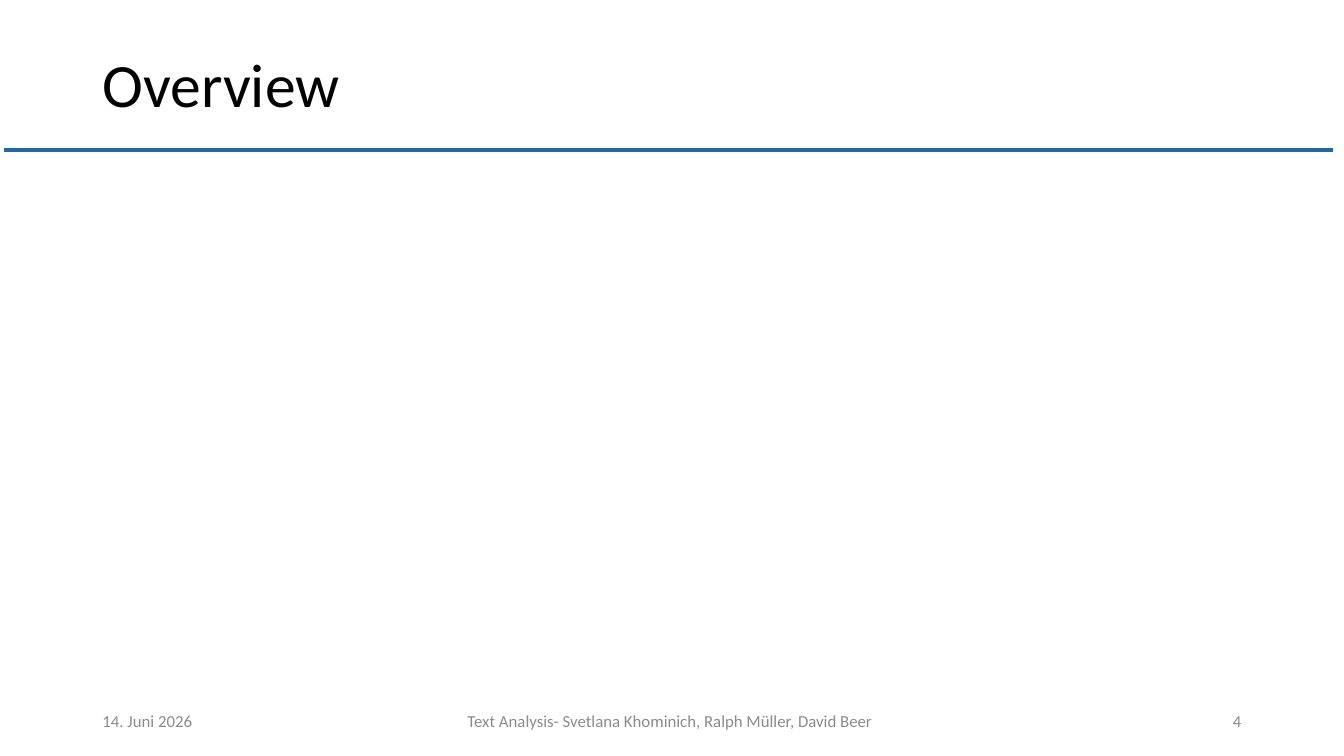
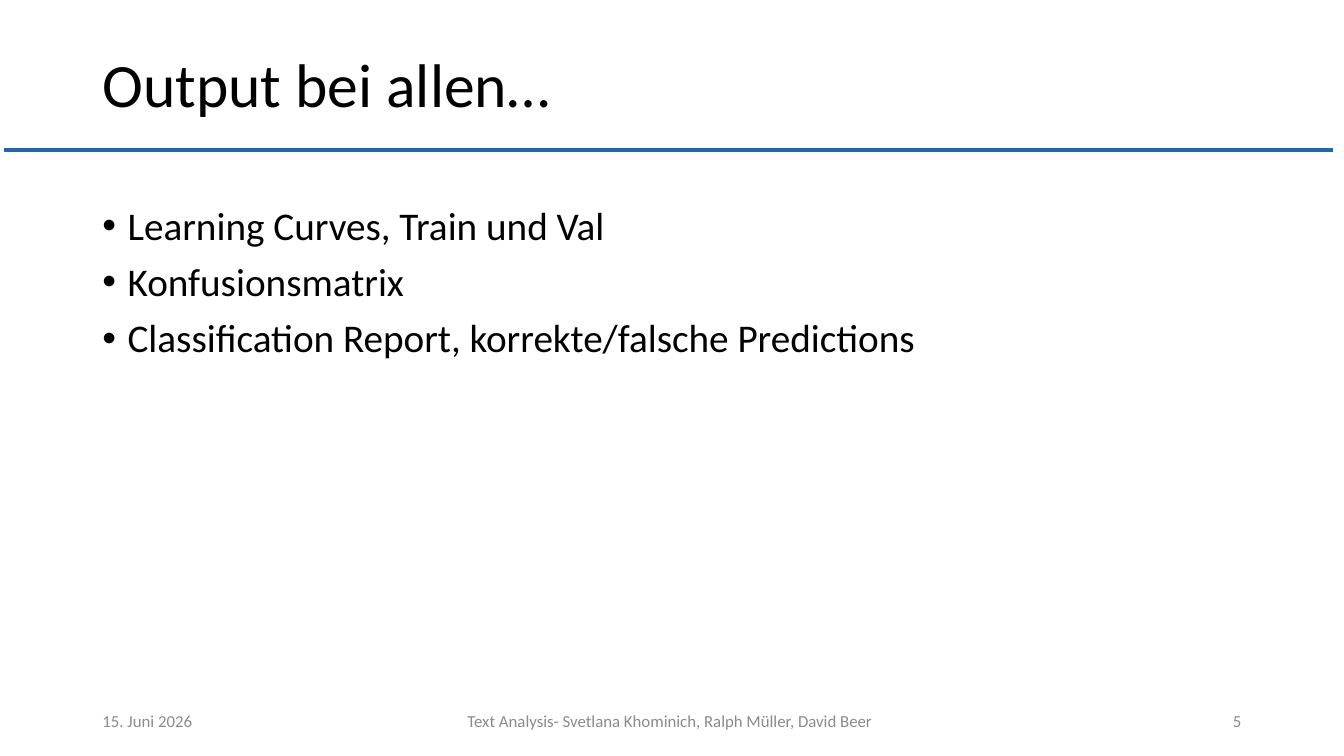
Before and after one commit to muellR/text_analysis, a slide deck: slide 5 of presentation/ln_text_analysis.pptx (slide 4 before the commit). Drawn at 1344x756 pixels with LibreOffice and Linux fonts; fonts in the diff are those of the drawing; background and template pictures are left out. Boxes give left, top, right and bottom in pixels: in the first picture for what was removed or moved away, otherwise in the second. Text is boxed around its words. In the diff, an @@ line names an element or a change of style, - is before the commit and + after.

```diff
--- a/presentation/ln_text_analysis.pptx
+++ b/presentation/ln_text_analysis.pptx
@@ title at [102, 64, 549, 117]: text changed @@
-Overview
+Output bei allen…
@@ text added at [128, 212, 915, 359], 28 pt, text #000000 @@
+• Learning Curves, Train und Val
+• Konfusionsmatrix
+• Classification Report, korrekte/falsche Predictions
@@ text at [102, 715, 192, 727]: text changed @@
-14. Juni 2026
+15. Juni 2026
@@ page number at [1233, 716, 1241, 727]: text changed @@
-4
+5
```
Also in this commit, not shown: 4 other slides changed, 16 slides added, 8 other files.
